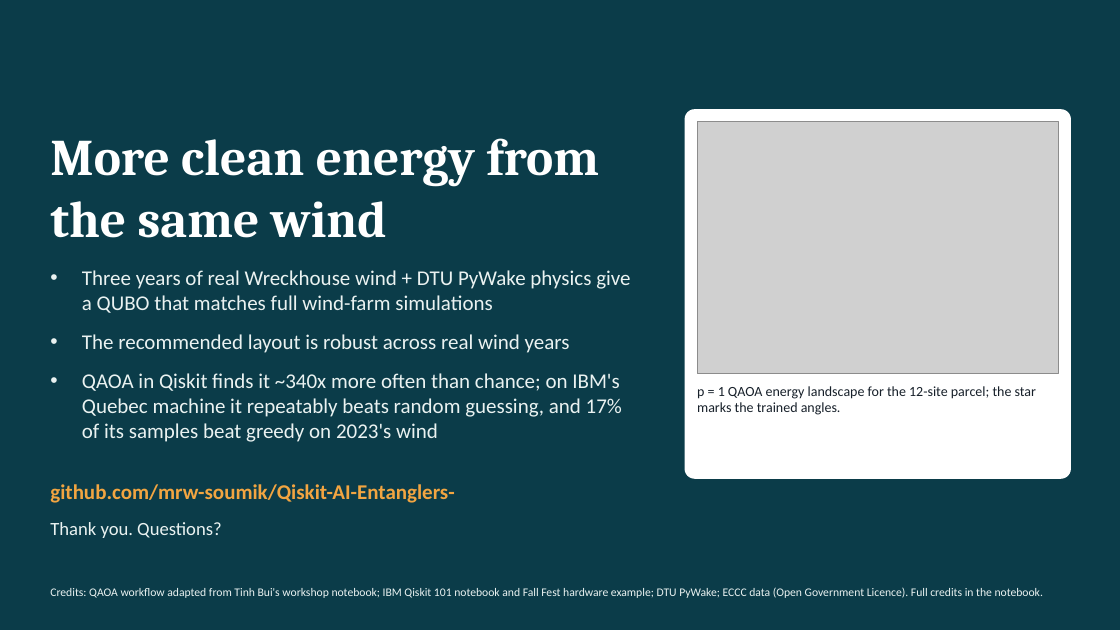
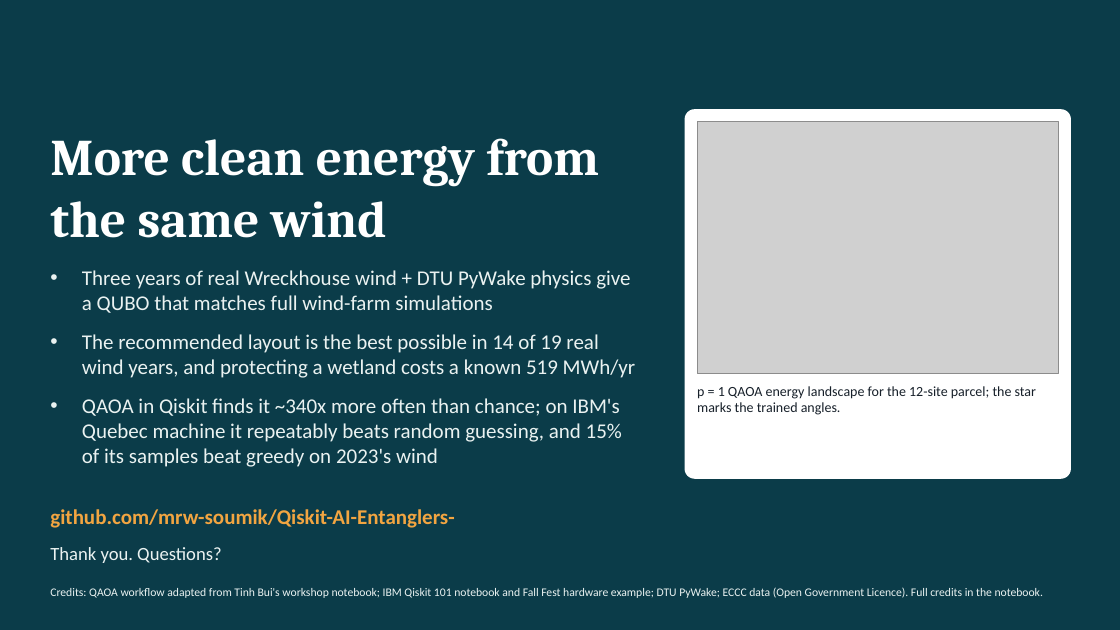
Before and after one commit to mrw-soumik/Qiskit-AI-Entanglers-, a slide deck: slide 15 of slides/WakeWise_NL_AI_Entanglers.pptx (slide 14 before the commit). Drawn at 1120x630 pixels with LibreOffice and Linux fonts; fonts in the diff are those of the drawing; grey boxes stand for pictures. Boxes give left, top, right and bottom in pixels: in the first picture for what was removed or moved away, otherwise in the second. Text is boxed around its words. In the diff, an @@ line names an element or a change of style, - is before the commit and + after.

```diff
--- a/slides/WakeWise_NL_AI_Entanglers.pptx
+++ b/slides/WakeWise_NL_AI_Entanglers.pptx
@@ text at bbox=[82, 334, 636, 467]: text changed @@
-• The recommended layout is robust across real wind years
-• QAOA in Qiskit finds it ~340x more often than chance; on IBM's Quebec machine it repeatably beats random guessing, and 17% of its samples beat greedy on 2023's wind
+• The recommended layout is the best possible in 14 of 19 real wind years, and protecting a wetland costs a known 519 MWh/yr
+• QAOA in Qiskit finds it ~340x more often than chance; on IBM's Quebec machine it repeatably beats random guessing, and 15% of its samples beat greedy on 2023's wind
```
Also in this commit, not shown: 7 other slides changed, 2 slides added, 1 slide removed, 32 other files.
